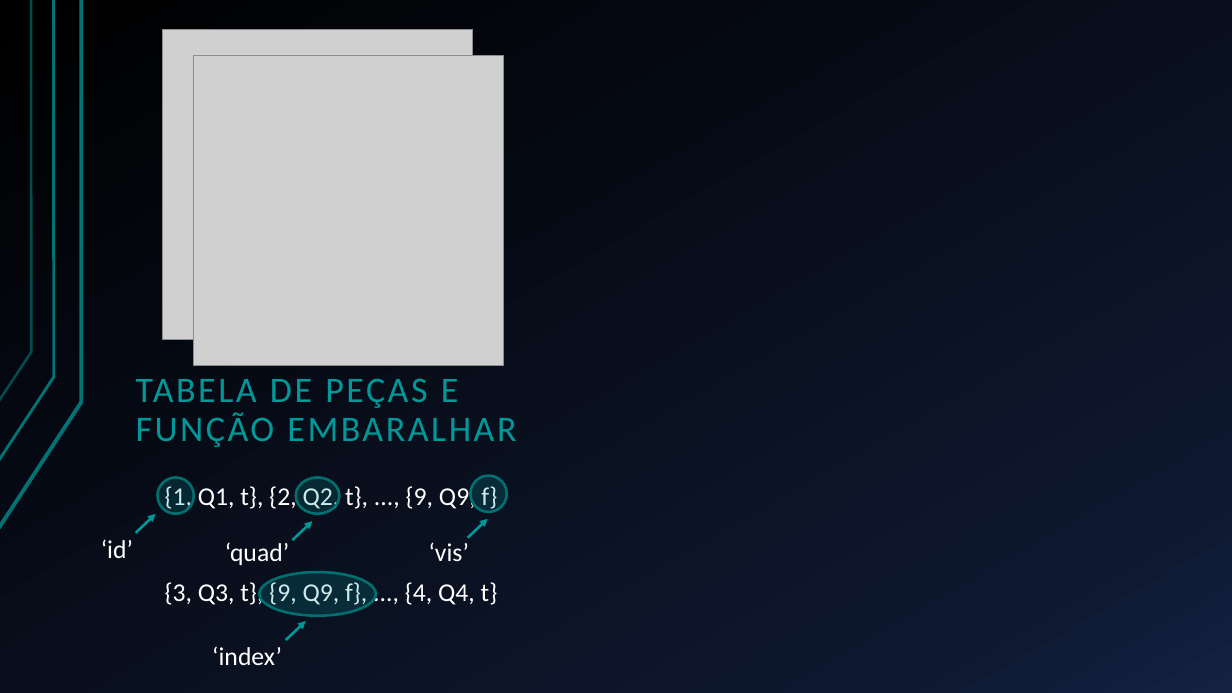
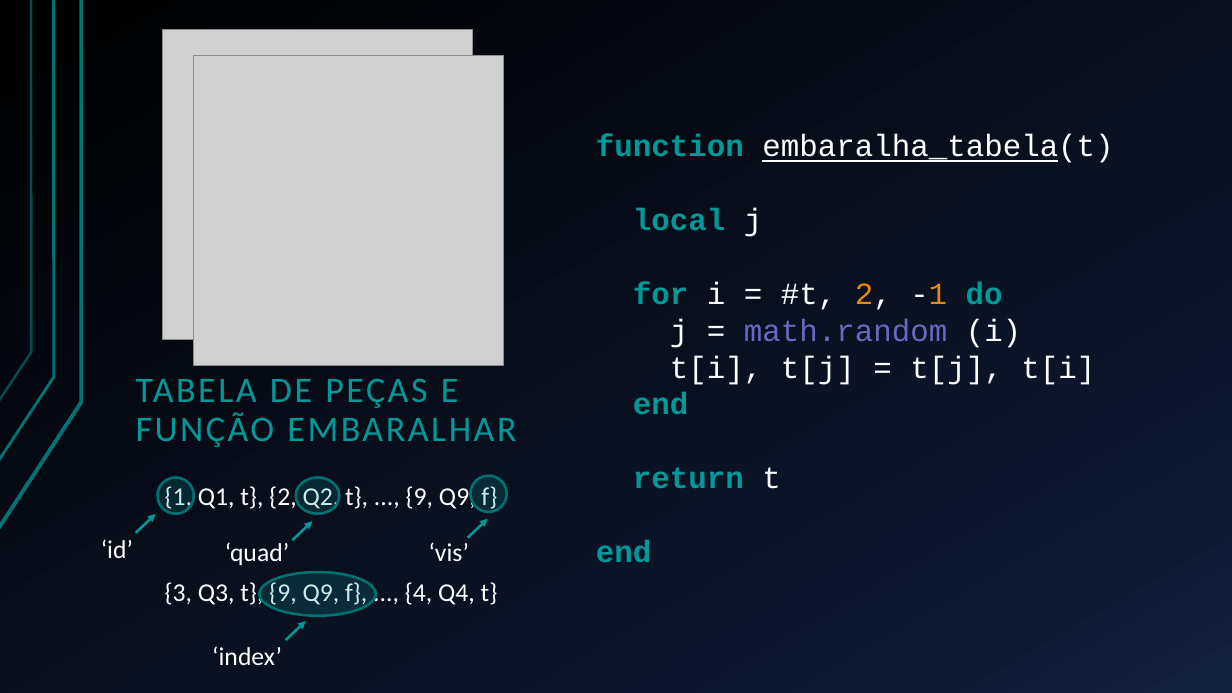
Before and after one commit to Esduard/INF1031-SLIDING_PUZZLE, a slide deck: slide 6 of Apresentação/Deslize.pptx. Drawn at 1232x693 pixels with LibreOffice and Linux fonts; fonts in the diff are those of the drawing; grey boxes stand for pictures. Boxes give left, top, right and bottom in pixels: in the first picture for what was removed or moved away, otherwise in the second. Text is boxed around its words. In the diff, an @@ line names an element or a change of style, - is before the commit and + after.

```diff
--- a/Apresentação/Deslize.pptx
+++ b/Apresentação/Deslize.pptx
@@ text added at (596,134,1113,562), 24 pt, text #FFFFFF @@
+function embaralha_tabela(t)
+local j
+for i = #t, 2, -1 do
+j = math.random (i)
+t[i], t[j] = t[j], t[i]
+end
+return t
+end
```
Also in this commit, not shown: 2 other slides changed, 1 other file.
